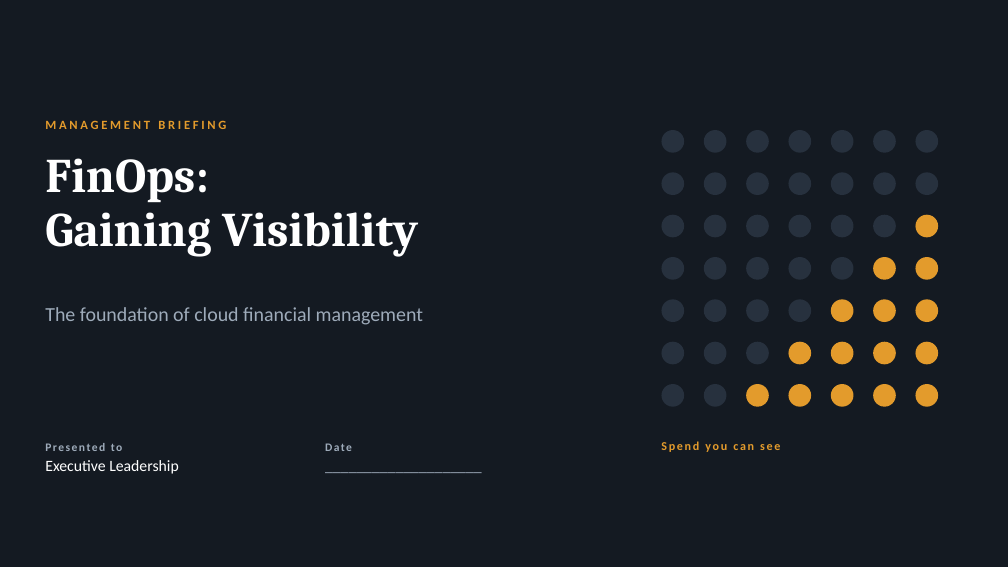
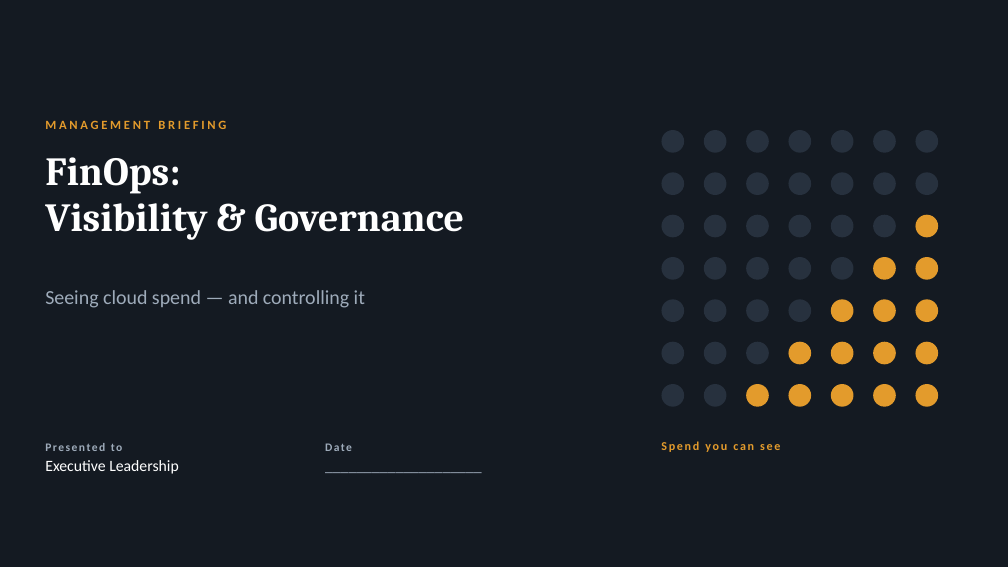
Before and after one commit to arielga5-code/Finops, a slide deck: slide 1 of presentations/finops-gaining-visibility-cfo.pptx. Drawn at 1008x567 pixels with LibreOffice and Linux fonts; fonts in the diff are those of the drawing. Boxes give left, top, right and bottom in pixels: in the first picture for what was removed or moved away, otherwise in the second. Text is boxed around its words. In the diff, an @@ line names an element or a change of style, - is before the commit and + after.

```diff
--- a/presentations/finops-gaining-visibility-cfo.pptx
+++ b/presentations/finops-gaining-visibility-cfo.pptx
@@ text at (45, 157, 180, 194): size 46 to 38 pt in "FinOps:"; line spacing 52pt to 44pt @@
@@ text at (45, 203, 464, 240): text changed; size 46 to 38 pt @@
-Gaining Visibility
+Visibility & Governance
@@ text at (45, 290, 365, 308): text changed @@
-The foundation of cloud financial management
+Seeing cloud spend — and controlling it
```
Also in this commit, not shown: 2 other slides changed, 6 slides added, 9 other files.
